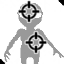
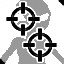
Revision of a layered (64, 64) image; what changed, layer by layer:
moved "Corners" above "Shot copy" over (0, 0, 64, 64)
renamed "Shot 2" to "Shot copy", painted on it over (22, 27, 58, 63)
painted on "Shot" over (6, 0, 41, 37)
painted on "Pasted Layer" over (0, 0, 64, 64)
